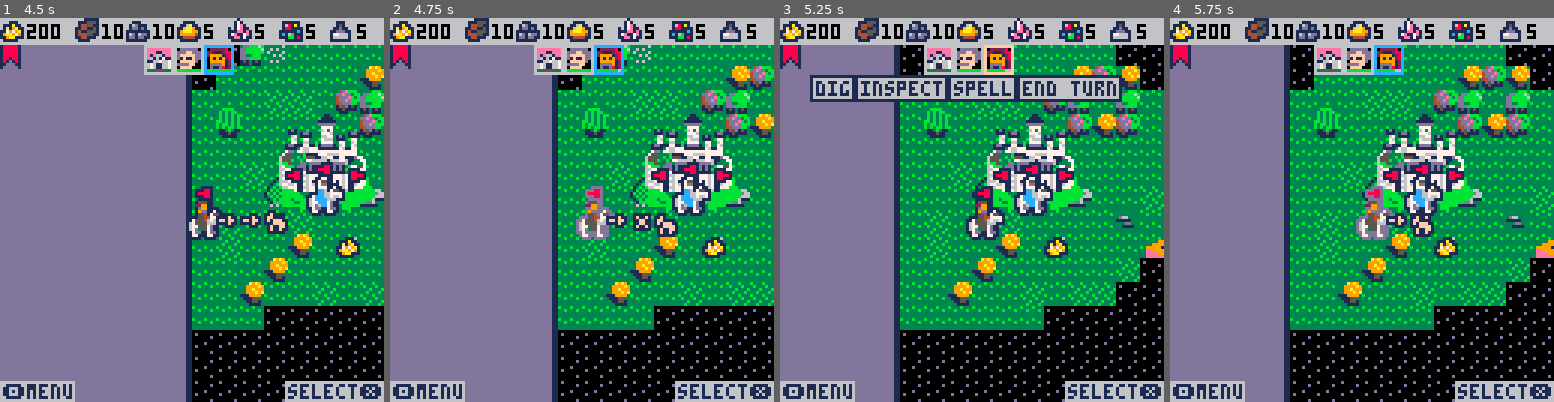
Above: before the commit, frames 1-4 (left to right).
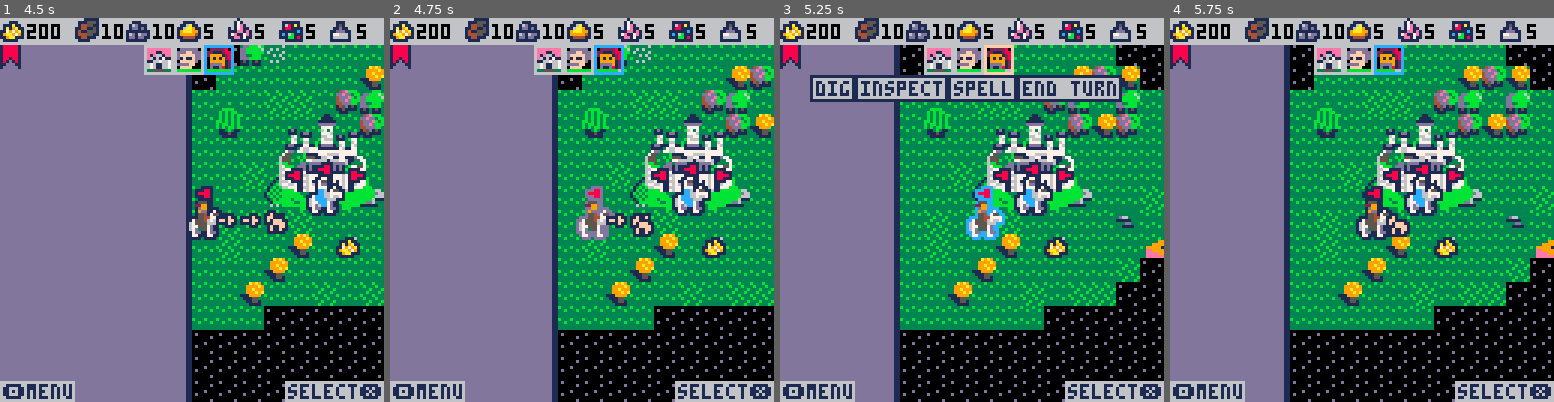
Above: after the commit, the same moments.

Repository: pvan/pico8
Game: PICO-8 cartridge heroes.p8
The game is run twice, just before and just after one commit, with the same random seed, the same clock (stepped at 60 frames per second) and the same inputs.
Inputs:
- Up to frame 1 (4.5 s): tap X (X key) at 0.33, 0.7, 1.43, 2.58, 3.1, 3.62, 4.13 s; tap O (Z key) at 1.07, 1.8, 2.43, 3.07, 3.7, 4.33 s; hold Right 2.33-3.33 s; hold Right 3.38-4.22 s; hold Up from 4.27 s (still down)
- Up to frame 2 (4.75 s): tap X (X key) at 4.65 s; release Up at 4.67 s; hold Right from 4.72 s (still down)
- Up to frame 3 (5.25 s): keep holding Right; tap O (Z key) at 4.97 s; tap X (X key) at 5.17 s
- Up to frame 4 (5.75 s): tap O (Z key) at 5.6 s; tap X (X key) at 5.68 s; release Right at 5.72 s

Frame 1 is identical in both runs. In frame 2, 0.5% of the frame differs, in the area x 62-75%, y 50-58%; in frame 3, 0.4%; in frame 4, 1.0%, in the area x 48-69%, y 43-58%.

Commit message:
heroes: switch hero movement to flip() style
saves a few tokens (about 27)

Diff:
--- a/heroes.p8
+++ b/heroes.p8
@@ -4,8 +4,6 @@
 
 
 --todo:
---make sure to rebuild zones after picking up items
---try hero_move as flip() style
 --change obj.type to int instead of string index
 --check if do_grid is better as (p) or (x,y)
 --check if do_grid is better as 0,size or -size,size
@@ -422,13 +420,56 @@
 end
 
 
-movespeed=2
 function move_hero()
- if sel.move>0 then
---  del(path,path[1]) --skip square we're on
-  moving=true
-  movingdelay=movespeed
- end
+
+ while sel.move>0
+ and path[1]!=nil
+ do
+
+  local p=path[1]
+  local obj=g(mapobj,p)
+	 del(path,p)
+
+  --always move if open space
+  if not tile_is_solid(p) then
+			sfx(58,-1,1,1)
+			--token:ptset()?
+			sel.x=p.x
+			sel.y=p.y
+			sel.move-=5
+			if (sel.move<0) sel.move=0
+			--lock cam to hero?
+			cam=copy(sel)
+			update_camera()
+			update_fog()
+  end
+
+  map_draw()
+  flip()
+  flip()
+  flip()
+
+  --special case for obj in p
+  if obj!=nil then
+   if obj.type=="hero" then
+    if obj_owner(obj)==cp then
+	    hero_trade(sel,obj)
+	   else
+     start_battle(sel,obj)
+    end
+   elseif obj.type=="mob" then
+    start_battle(sel,obj)
+   elseif obj.type=="treasure" then
+    pickup(obj)
+   else
+    --add other obj here
+   end
+  end
+
+ end
+
+ create_i2tile()
+
 end
 
 function update_camera()
@@ -444,58 +485,6 @@
 
 
 function update_map()
-
-
- if moving then
-  movingdelay-=1
-  if (movingdelay>0) then
-   return
-  else
-   movingdelay=movespeed
-  end
-
-  local p=path[1]
-  if sel.move<=0
-  or p==nil
-  then
-   moving=false
-   --rebuild zones after move!
-		 create_i2tile()
-  else
-   local obj=g(mapobj,p)
-	  del(path,p)
-
-   --always move if open space
-   if not tile_is_solid(p) then
-				sfx(58,-1,1,1)
-				--token:ptset()?
-				sel.x=p.x
-				sel.y=p.y
-				sel.move-=5
-				if (sel.move<0) sel.move=0
-				--lock cam to hero?
-				cam=copy(sel)
-				update_camera()
-   end
-
-	  --special case for obj in p
-	  if obj!=nil then
-	   if obj.type=="hero" then
-	    if obj_owner(obj)==cp then
- 	    hero_trade(sel,obj)
- 	   else
-	     start_battle(sel,obj)
-	    end
-	   elseif obj.type=="mob" then
-	    start_battle(sel,obj)
-	   elseif obj.type=="treasure" then
-	    pickup(obj)
-	   else
-	    --add other obj here
-	   end
-	  end
-	 end
- end
 
 
  --now using ports for fog too
@@ -753,7 +742,7 @@
    draw_cur_popup_info()
   end
 
-  --7844
+
 	 --when switching players
 	 --(so no hidden info revealed)
 	 if blackout then
@@ -2059,7 +2048,7 @@
 
 
  path=nil --var also used in map
- moving=false --todo: better way?
+-- moving=false --todo: better way?
 
 
  --turn these off
